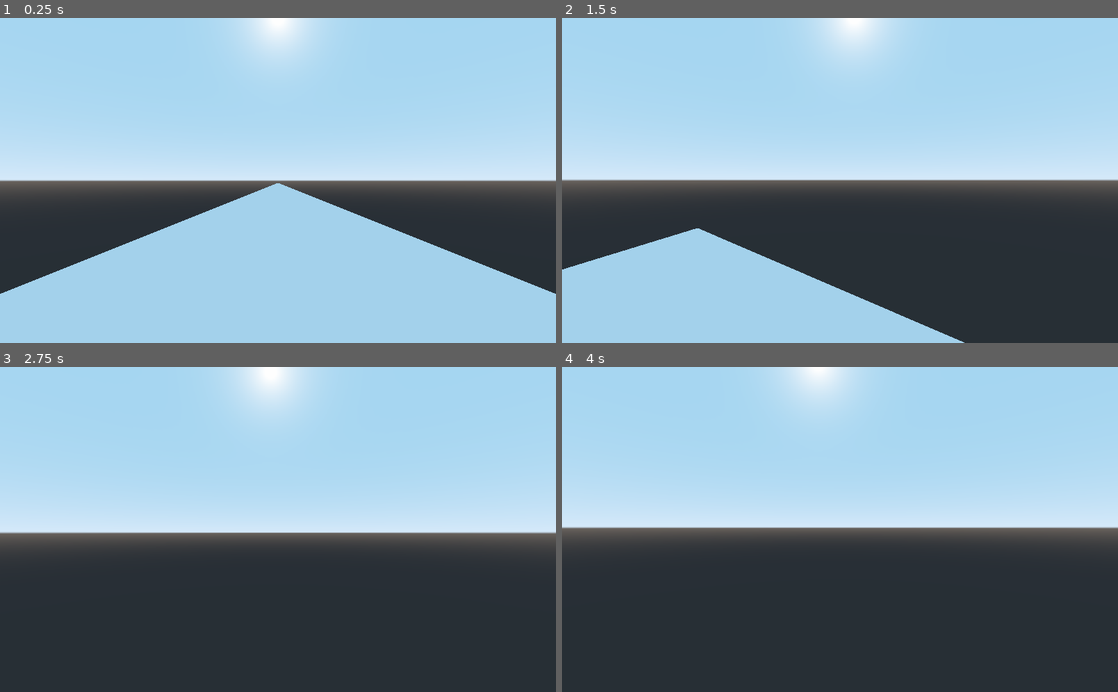
Above: before the commit, frames 1-4 (two rows, left to right).
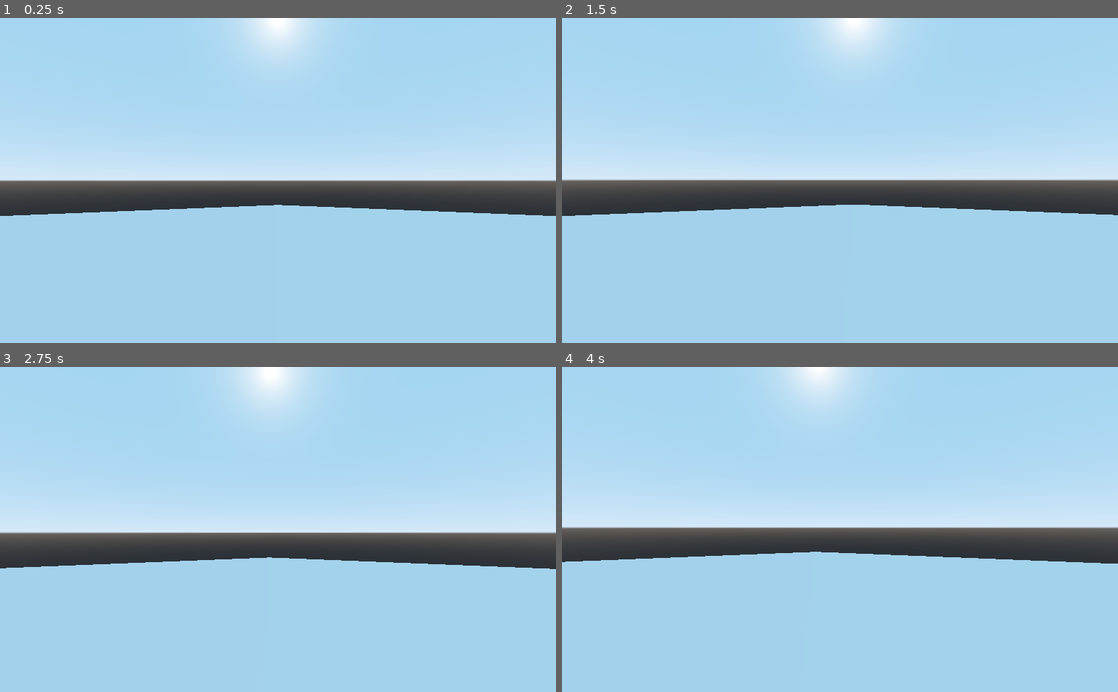
Above: after the commit, the same moments.

Repository: kb173/godot-volumetric-clouds
Game: Godot game, scene res://World.tscn
Same seed, same stepped clock (60 frames per second), same inputs: the game is played once before the commit and once after it.
Inputs (mouse positions are in pixels of both pictures, inside the frame that each line leads up to):
- Up to frame 1 (0.25 s): no input
- Up to frame 2 (1.5 s): tap Enter at 0.5 s; move the mouse to (867, 180) at 0.52 s; hold W (move_forward) from 0.53 s (still down); move the mouse to (812, 180) at 1.27 s
- Up to frame 3 (2.75 s): keep holding W (move_forward); tap Space at 2 s; move the mouse to (289, 523) at 2.02 s
- Up to frame 4 (4 s): keep holding W (move_forward); move the mouse to (834, 536) at 2.77 s; move the mouse to (878, 532) at 3.52 s

The runs differ from the first frame. In frame 1, 10% of the frame differs, in the area x 0-100%, y 50-85%; in frame 2, 25%; in frame 3, 40%; in frame 4, 41%, in the area x 0-100%, y 56-100%.

Commit message:
Change to sphere, but a bit broken

Diff:
--- a/CloudRenderer.gd
+++ b/CloudRenderer.gd
@@ -2,8 +2,3 @@
 
 
 onready var _camera = get_parent()
-
-
-func _process(delta: float) -> void:
-	get_surface_material(0).set_shader_param("global_transform", _camera.get_global_transform())
-	get_surface_material(0).set_shader_param("fov", _camera.fov)
--- a/RaymarchingClouds.shader
+++ b/RaymarchingClouds.shader
@@ -3,16 +3,17 @@
 
 uniform sampler2D worley;
 
-uniform float worley_uv_scale = 0.0001;
+uniform float worley_uv_scale = 0.01;
 uniform float depth = 128.0;
 
 uniform int num_steps = 1024;
-uniform float step_length = 10.0;
 
 varying vec3 offset;
 
-uniform float cloud_begin = 2000.0;
-uniform float cloud_end = 5000.0;
+uniform float cloud_begin = 100.0;
+uniform float cloud_end = 150.0;
+
+uniform float earth_radius = 200.0f;
 
 vec4 texture3d(sampler2D p_texture, vec3 p_uvw) {
 	vec3 mod_uvw = mod(p_uvw  * worley_uv_scale + offset, 1.0);
@@ -41,23 +42,66 @@
 	return value;
 }
 
+// Adapted from https://gamedev.stackexchange.com/questions/96459/fast-ray-sphere-collision-code
+// Returns the 3-dimensional point of intersection and the distance from the ray origin to there in the 4th dimension
+// Returns a 0 vector when no hit occured
+vec4 raySphereIntersect(vec3 ray_origin, vec3 ray_direction, vec3 sphere_origin, float sphere_radius) {
+	vec3 sphere_to_ray = ray_origin - sphere_origin;
+
+	float b = dot(sphere_to_ray, ray_direction);
+	float c = dot(sphere_to_ray, sphere_to_ray) - sphere_radius * sphere_radius;
+
+	// If the ray origin is outside of the sphere and the ray direction points away from it, we can exit
+	if (c > 0.0f && b > 0.0f) { return vec4(0.0); }
+
+	float discriminant = b * b - c;
+
+	// If the distriminant is negative, we miss the sphere
+	if (discriminant < 0.0f) { return vec4(0.0); }
+
+	// We hit the sphere -> get the distance to the intersection
+	float distance_to_intersection = -b - sqrt(discriminant);
+
+	// If t is negative, we're inside the sphere - we still want the distance to be positive, though
+	distance_to_intersection = abs(distance_to_intersection);
+
+	vec3 intersection_point = ray_origin + ray_direction * distance_to_intersection;
+
+	return vec4(intersection_point, distance_to_intersection);
+}
+
 void vertex() {
+	// Cover the viewport with the mesh
 	POSITION = vec4(VERTEX, 1.0);
 }
 
 void fragment() {
+	// Calculate the depth (the value from DEPTH_TEXTURE isn't linear!)
 	float screen_depth = texture(DEPTH_TEXTURE, SCREEN_UV).x;
 	vec3 ndc = vec3(SCREEN_UV, screen_depth) * 2.0 - 1.0;
 	vec4 view = INV_PROJECTION_MATRIX * vec4(ndc, 1.0);
 	view.xyz /= view.w;
 	float linear_depth = -view.z;
 
-	vec3 start_position = CAMERA_MATRIX[3].xyz * step_length;
+	// Get the position to start marching at
+	vec3 start_position = CAMERA_MATRIX[3].xyz;
 
+	// Calculate the direction using the camera projection matrix and the UV coordinates
 	vec2 centered_uv = vec2(UV.x - 0.5, -UV.y + 0.5) * 2.0;
 	vec3 direction = (INV_PROJECTION_MATRIX * vec4(centered_uv, 0.0, 1.0)).xyz;
 	direction = normalize((CAMERA_MATRIX * vec4(direction, 0.0)).xyz);
 
+	vec4 march_start = raySphereIntersect(start_position, direction, vec3(start_position.x, -earth_radius, start_position.z), earth_radius + cloud_begin);
+	vec4 march_end = raySphereIntersect(start_position, direction, vec3(start_position.x, -earth_radius, start_position.z), earth_radius + cloud_end);
+
+	// If the clouds begin further away than the closest other object, we can stop
+	if (linear_depth < 499.0 && march_start.w >= linear_depth) {
+		return;
+	}
+
+	float step_length = length(march_end - march_start) / float(num_steps);
+
+	//march_start /= step_length;
 
 	// March forward
 	float distance_to_camera = 0.0f;
@@ -65,14 +109,14 @@
 	float cloud_alpha = 0.0f;
 
 	for (int i = 0; i < num_steps; i++) {
-		vec3 position = (start_position + distance_to_camera * direction);
+		vec3 position = (march_start.xyz + distance_to_camera * direction);
 		distance_to_camera += step_length;
 
-		if (position.y < cloud_begin || position.y > cloud_end) { continue; }
+		float density = cloud_density(position);
 
-		float density = cloud_density(position) * (1.0 + -cos(((position.y - (cloud_begin)) / (cloud_end - cloud_begin)) * 6.2831853)) / 2.0;
-
-		cloud_alpha += density * 0.005;
+		if (density > 0.5) {
+			cloud_alpha += density * 0.001;
+		}
 	}
 
 	ALBEDO = cloud_color;
--- a/World.tscn
+++ b/World.tscn
@@ -14,22 +14,22 @@
 [sub_resource type="QuadMesh" id=3]
 size = Vector2( 2, 2 )
 
-[sub_resource type="ViewportTexture" id=5]
+[sub_resource type="ViewportTexture" id=4]
 viewport_path = NodePath("Worley_texture")
 
-[sub_resource type="ShaderMaterial" id=6]
+[sub_resource type="ShaderMaterial" id=5]
 resource_local_to_scene = true
 shader = ExtResource( 3 )
-shader_param/worley_uv_scale = 0.0001
+shader_param/worley_uv_scale = 0.001
 shader_param/depth = 128.0
 shader_param/num_steps = 1024
-shader_param/step_length = 10.0
-shader_param/cloud_begin = 2000.0
-shader_param/cloud_end = 5000.0
-shader_param/worley = SubResource( 5 )
+shader_param/cloud_begin = 100.0
+shader_param/cloud_end = 200.0
+shader_param/earth_radius = 900.66
+shader_param/worley = SubResource( 4 )
 
-[sub_resource type="PrismMesh" id=9]
-size = Vector3( 500, 100, 200 )
+[sub_resource type="PrismMesh" id=6]
+size = Vector3( 5000, 100, 5000 )
 
 [node name="World" type="Spatial"]
 
@@ -38,7 +38,7 @@
 
 [node name="Worley_texture" parent="." instance=ExtResource( 1 )]
 gui_disable_input = true
-texture_size = Vector3( 256, 256, 64 )
+texture_size = Vector3( 256, 256, 32 )
 
 [node name="CameraControl" type="Spatial" parent="."]
 script = ExtResource( 2 )
@@ -46,15 +46,19 @@
 [node name="Head" type="Spatial" parent="CameraControl"]
 
 [node name="Camera" type="Camera" parent="CameraControl/Head"]
+transform = Transform( 1, 0, 0, 0, 1, 0, 0, 0, 1, 0, 48.915, 0 )
 current = true
 far = 500.0
 
 [node name="CloudRenderer" type="MeshInstance" parent="CameraControl/Head/Camera"]
+transform = Transform( 1, 0, 0, 0, 1, 0, 0, 0, 1, 0, -43, 0 )
+cast_shadow = 0
+extra_cull_margin = 16384.0
 mesh = SubResource( 3 )
-material/0 = SubResource( 6 )
+material/0 = SubResource( 5 )
 script = ExtResource( 4 )
 
 [node name="MeshInstance" type="MeshInstance" parent="."]
-transform = Transform( 1, 0, 0, 0, 1, 0, 0, 0, 1, 0, -51, 0 )
-mesh = SubResource( 9 )
+transform = Transform( 1, 0, 0, 0, 1, 0, 0, 0, 1, 0, -53.9078, 0 )
+mesh = SubResource( 6 )
 material/0 = null
